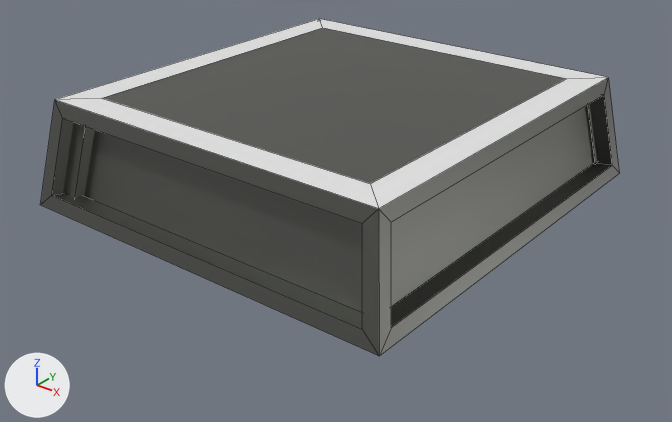
The FBX model CrazyBots/Assets/Resources/Meshes/Assembler1.fbx as it was, and as the next commit left it.
Camera for both pictures: a camera (50 mm lens) standing at (3.017, -4.402, 0.489) and looking at (2.39, -3.618, 0.004). Every picture has the same lights, and +X, +Y and +Z are marked at lower left. Mesh edges are drawn as thin lines. Where no turn or scale is listed for an object, it has been applied to the vertices.

Objects in the first picture: 'Assembler1'.
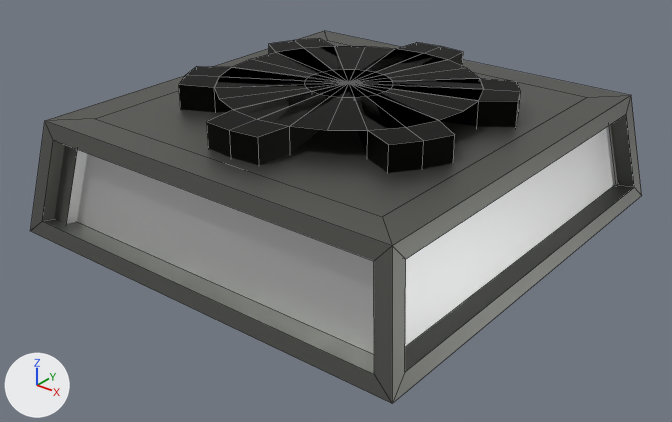
Pixel boxes (x1, y1, x2, y2) of what changed, in the pictures (672 x 422 px):
```json
{"object": "Assembler1", "change": "surface changed, reshaped, moved", "before": [40, 19, 620, 356], "after": [30, 31, 642, 403], "on screen": "white to grey, 10% taller"}
{"part": 1, "of": "me_cube_002", "change": "added", "after": [179, 38, 521, 173], "on screen": "black"}
{"part": 2, "of": "me_cube_002", "change": "recoloured", "before": [75, 105, 595, 312], "after": [67, 126, 616, 354]}
{"part": 3, "of": "me_cube_002", "change": "recoloured", "before": [56, 19, 608, 208], "after": [45, 31, 631, 246], "on screen": "white to grey"}
```

Edits to the scene script, one JSON object a line:
```json
{"op": "set", "path": "mat_playercolor.metallic", "old": "0.0", "new": "1.0"}
{"block": "me_cube_002", "where": "# used by ob_assembler1; location = (2.3501, -3.5579, 0.0)"}
{"op": "remove", "block": "me_cube_002", "code": "me_cube_002.from_pydata(...)  # 44 vertices, 42 faces; spans x -0.256..0.256, y -0.267..0.267, z 0.0..0.133"}
{"op": "add", "block": "me_cube_002", "code": "me_cube_002.from_pydata(...)  # 204 vertices, 186 faces; spans x -0.256..0.256, y -0.267..0.267, z 0.0..0.162"}
{"block": "me_cube_002", "change": "me_cube_002 part 1: a new loose piece of 160 vertices spanning x -0.179..0.179, y -0.19..0.19, z 0.022..0.162, in mat_unitframematerial (picture img_paletteunits_png)"}
{"block": "me_cube_002", "change": "me_cube_002 part 2: 4 faces spanning x -0.234..0.234, y -0.248..0.248, z 0.009..0.111 switch from mat_unitframematerial (picture img_paletteunits_png) to mat_playercolor (white #e7e7e7)"}
{"block": "me_cube_002", "change": "me_cube_002 part 3: 4 faces spanning x -0.234..0.234, y -0.241..0.241, z 0.133 switch from mat_playercolor (white #e7e7e7) to mat_unitframematerial (picture img_paletteunits_png)"}
{"op": "set", "path": "ob_assembler1.location", "old": "(2.3501, -3.5579, 0.0)", "new": "(2.4, -3.6071, 0.0)"}
```
